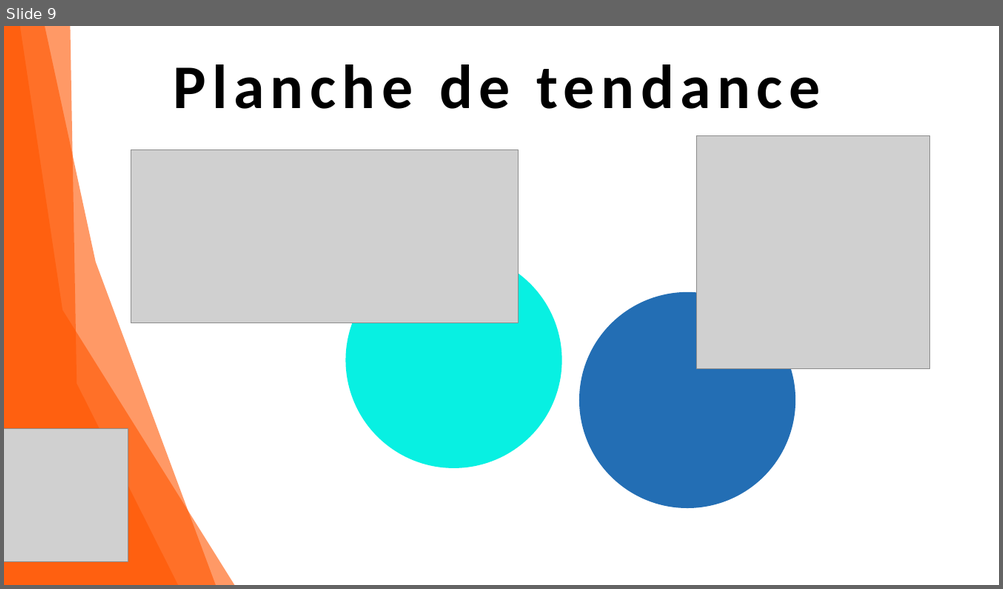
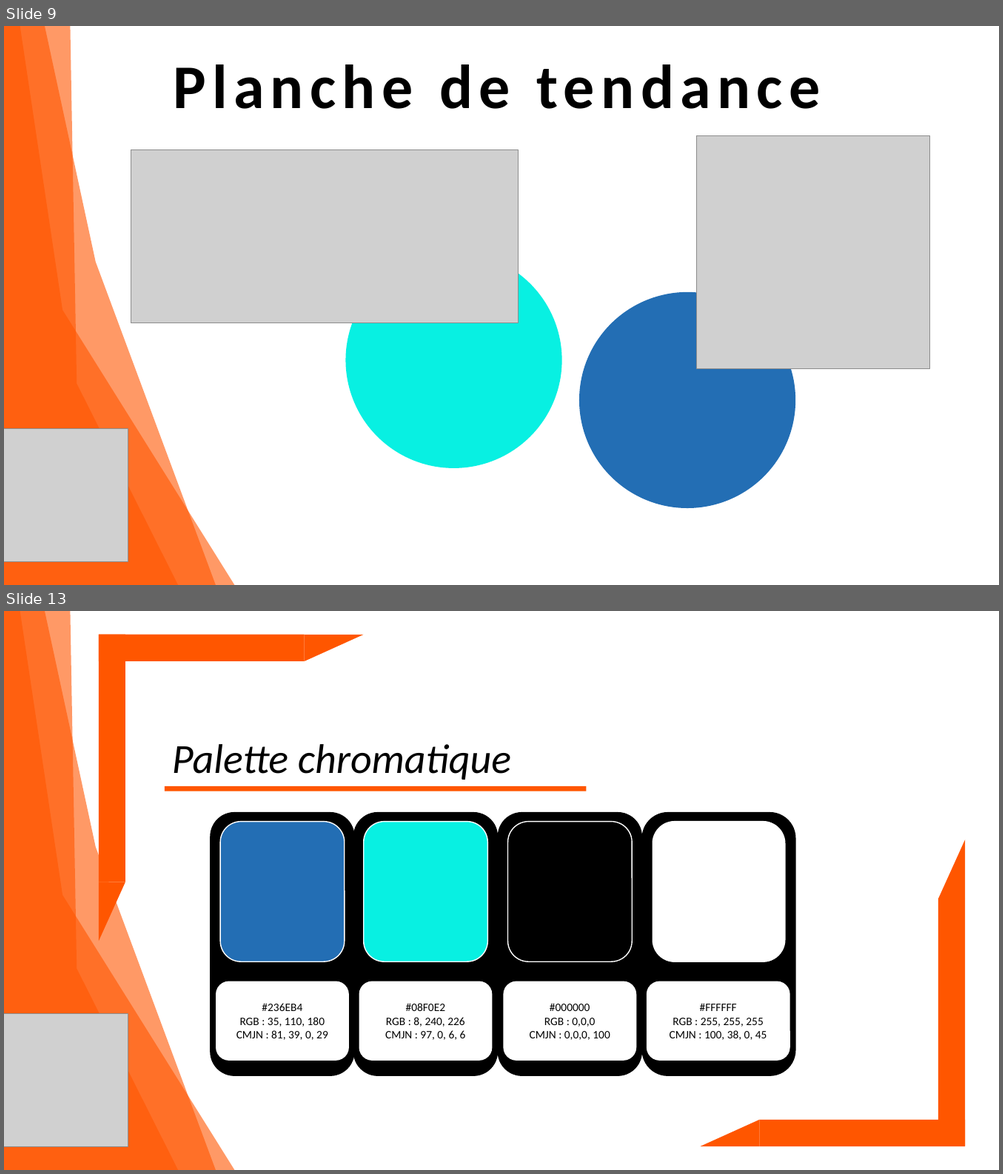
Before and after one commit to Fire-Owl/a11e-accessibilite, a slide deck: dossier-conception/dossier-conception-a11e-v2.pptx. Shown one above the other, each under a label of ours: slide 9 before the commit, slides 9 and 13 after it; the slides between them are not shown. The pictures are 1003x589 and 1003x1174 pixels, drawn with LibreOffice and Linux fonts; fonts in the diff are those of the drawing; grey boxes stand for pictures. Boxes give left, top, right and bottom in pixels: in the first picture for what was removed or moved away, otherwise in the second. Text is boxed around its words. In the diff, an @@ line names an element or a change of style, - is before the commit and + after.

```diff
--- a/dossier-conception/dossier-conception-a11e-v2.pptx
+++ b/dossier-conception/dossier-conception-a11e-v2.pptx
@@ slide 13 added at (4, 611, 999, 1170), background #FFFFFF @@
@@ freeform shape added at (4, 611, 216, 1170), fill #FF5600 at 60% opacity @@
@@ freeform shape added at (4, 611, 241, 1170), fill #FF5600 at 60% opacity @@
@@ freeform shape added at (4, 611, 182, 1170), fill #FF5600 at 60% opacity @@
@@ text added at (172, 744, 511, 780), 40 pt, text #000000, italic @@
+Palette chromatique
@@ rectangle added at (165, 786, 586, 792), fill #FF5600 @@
@@ rounded rectangle added at (210, 813, 354, 1076), fill #000000, outline #000000 1 pt @@
@@ rounded rectangle added at (220, 821, 344, 962), fill #236EB4, outline #FFFFFF 1 pt @@
@@ rounded rectangle added at (354, 813, 497, 1076), fill #000000, outline #000000 1 pt @@
@@ rounded rectangle added at (364, 821, 487, 962), fill #08F0E2, outline #FFFFFF 1 pt @@
@@ rounded rectangle added at (498, 813, 641, 1076), fill #000000, outline #000000 1 pt @@
@@ rounded rectangle added at (508, 821, 632, 962), fill #000000, outline #FFFFFF 1 pt @@
@@ rounded rectangle added at (642, 813, 795, 1076), fill #000000, outline #000000 1 pt @@
@@ rounded rectangle added at (652, 821, 785, 962), fill #FFFFFF, outline #FFFFFF 1 pt @@
@@ group added at (700, 840, 965, 1147): 2 rectangles, 2 right triangles @@
@@ group added at (99, 635, 363, 942): 2 rectangles, 2 right triangles @@
@@ rounded rectangle added at (216, 982, 349, 1062), fill #FFFFFF, 11 pt, text #000000 @@
+#236EB4
+RGB : 35, 110, 180
+CMJN : 81, 39, 0, 29
@@ rounded rectangle added at (359, 982, 492, 1062), fill #FFFFFF, 11 pt, text #000000 @@
+#08F0E2
+RGB : 8, 240, 226
+CMJN : 97, 0, 6, 6
@@ rounded rectangle added at (504, 982, 636, 1062), fill #FFFFFF, 11 pt, text #000000 @@
+#000000
+RGB : 0,0,0
+CMJN : 0,0,0, 100
@@ rounded rectangle added at (646, 982, 790, 1062), fill #FFFFFF, 11 pt, text #000000 @@
+#FFFFFF
+RGB : 255, 255, 255
+CMJN : 100, 38, 0, 45
@@ picture added at (4, 1014, 128, 1147) @@
```
Also in this commit, not shown: 2 slides changed, 5 other slides added, 1 slide removed, 10 other files.
